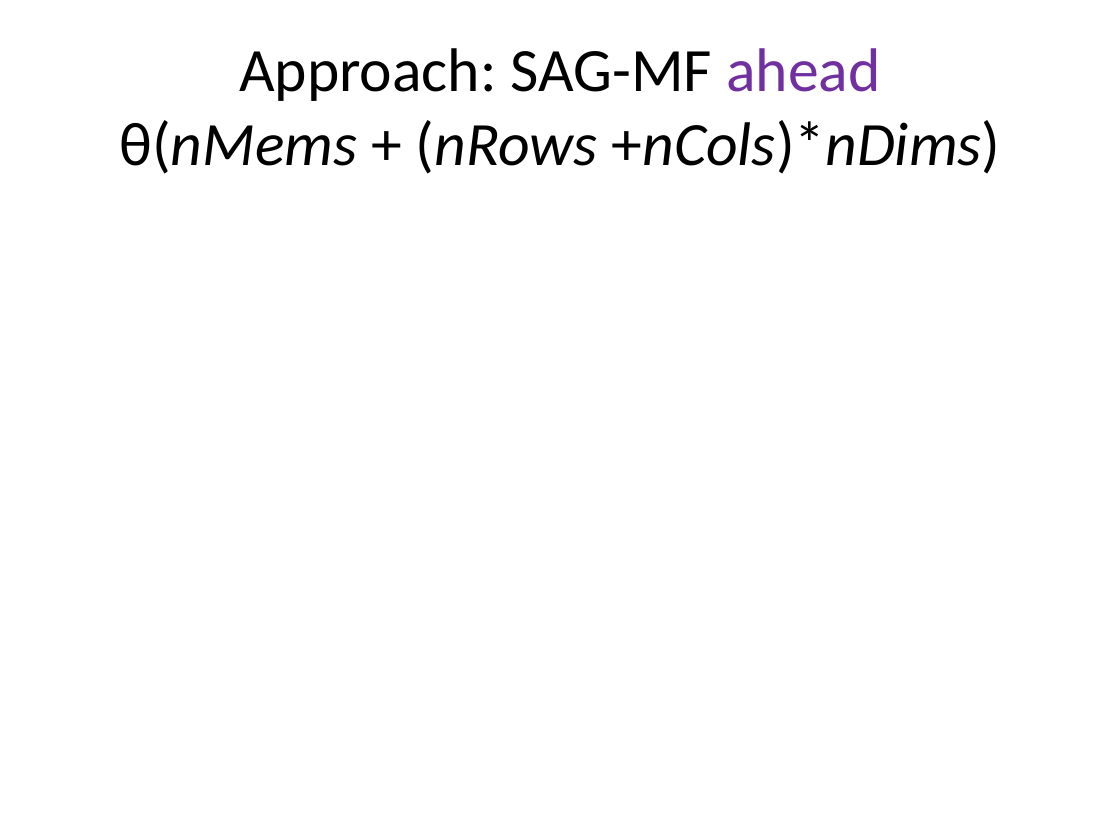
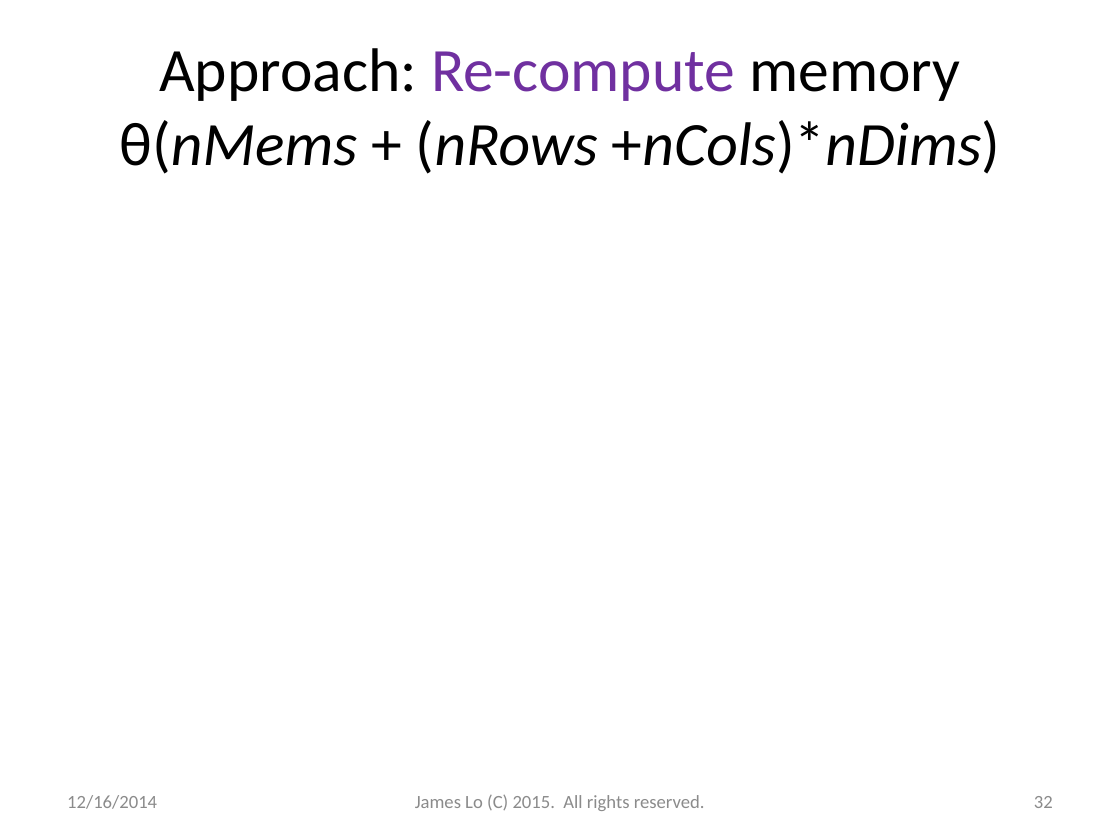
Before and after one commit to jamestklo/MatrixFactorizationMatlab, a slide deck: slide 32 of cs534L-SAGmf.pptx (slide 29 before the commit). Drawn at 1120x840 pixels with LibreOffice and Linux fonts; fonts in the diff are those of the drawing; grey boxes stand for pictures. Boxes give left, top, right and bottom in pixels: in the first picture for what was removed or moved away, otherwise in the second. Text is boxed around its words. In the diff, an @@ line names an element or a change of style, - is before the commit and + after.

```diff
--- a/cs534L-SAGmf.pptx
+++ b/cs534L-SAGmf.pptx
@@ title at <box>120,48,1001,174</box>: text changed @@
-Approach: SAG-MF ahead
-θ(nMems + (nRows +nCols)*nDims)
+Approach: Re-compute memory
+θ(nMems + (nRows +nCols)*nDims)
@@ text added at <box>67,795,157,809</box>, 12 pt, text #8C8C8C @@
+12/16/2014
@@ text added at <box>415,795,705,811</box>, 12 pt, text #8C8C8C @@
+James Lo (C) 2015. All rights reserved.
@@ page number added at <box>1034,796,1053,808</box>, 12 pt, text #8C8C8C @@
+32
```
Also in this commit, not shown: 45 other slides changed, 12 slides added, 8 slides removed, 1 other file.
